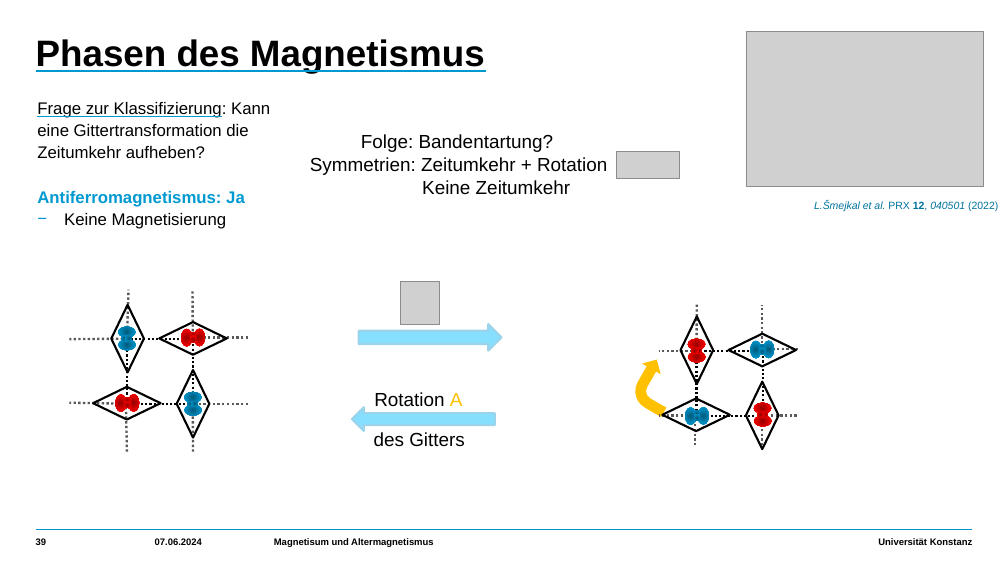
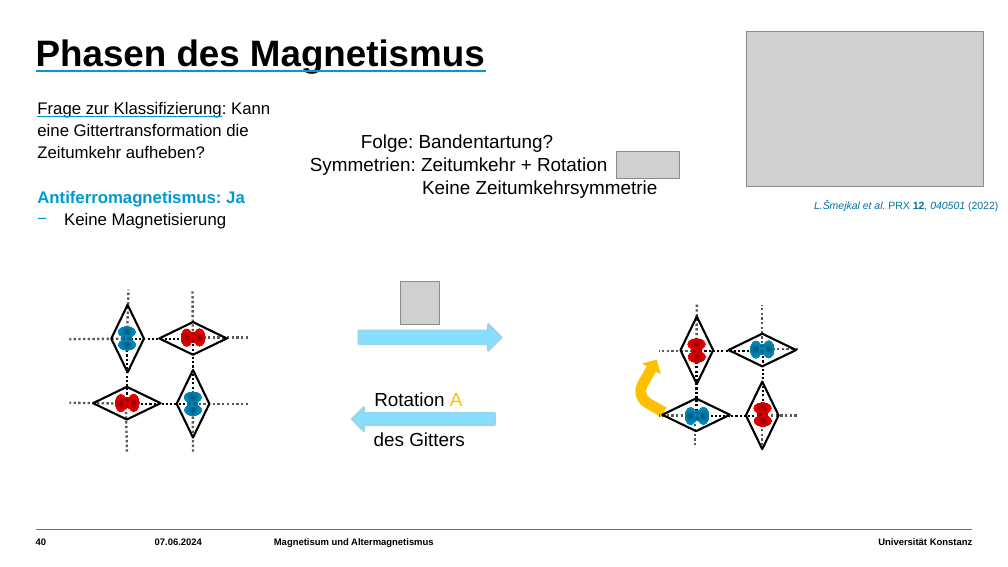
Before and after one commit to HolykingJulex/EstimateSeminar, a slide deck: slide 40 of Vortrag.pptx (slide 39 before the commit). Drawn at 1008x567 pixels with LibreOffice and Linux fonts; fonts in the diff are those of the drawing; grey boxes stand for pictures. Boxes give left, top, right and bottom in pixels: in the first picture for what was removed or moved away, otherwise in the second. Text is boxed around its words. In the diff, an @@ line names an element or a change of style, - is before the commit and + after.

Commit message:
more work on the slides

```diff
--- a/Vortrag.pptx
+++ b/Vortrag.pptx
@@ text at box(422, 180, 658, 198): text changed @@
-    Keine Zeitumkehr
+    Keine Zeitumkehrsymmetrie
@@ page number at box(36, 538, 47, 545): text changed @@
-39
+40
```
Also in this commit, not shown: 1 slide added.
